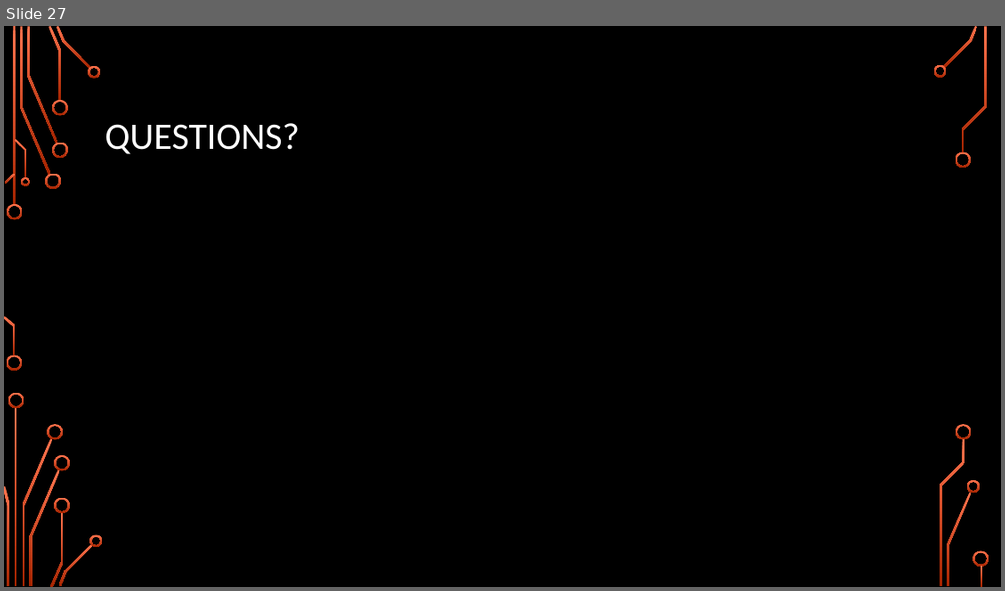
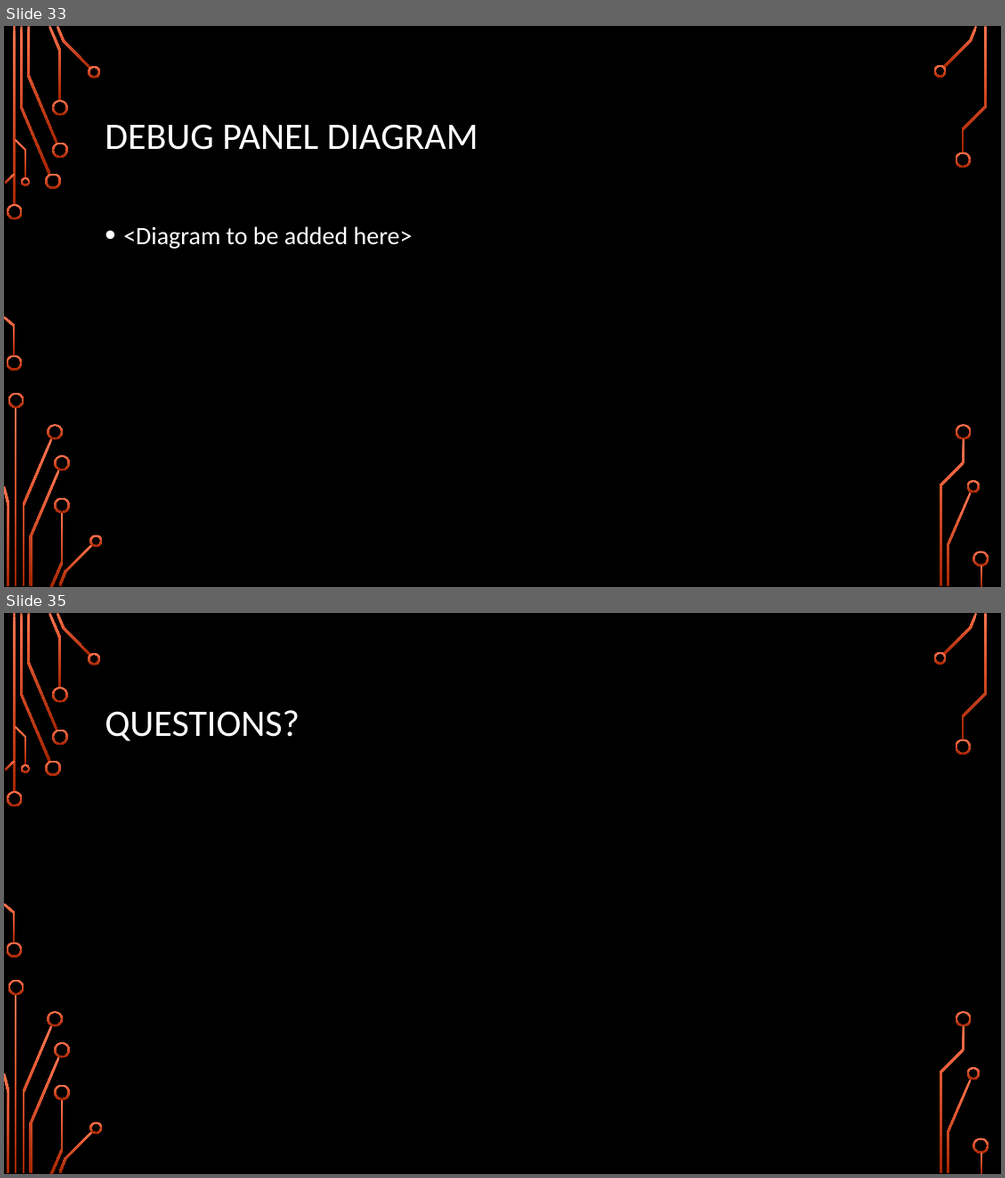
Before and after one commit to Logiant/AgileRoboticControls, a slide deck: Documentation/Presentation/Design Presentation/Design Presentation.pptx. Shown one above the other, each under a label of ours: slide 27 before the commit, slides 33 and 35 after it; the slides between them are not shown. The pictures are 1005x591 and 1005x1178 pixels, drawn with LibreOffice and Linux fonts; fonts in the diff are those of the drawing; background and template pictures are left out. Boxes give left, top, right and bottom in pixels: in the first picture for what was removed or moved away, otherwise in the second. Text is boxed around its words. In the diff, an @@ line names an element or a change of style, - is before the commit and + after.

```diff
--- a/Documentation/Presentation/Design Presentation/Design Presentation.pptx
+++ b/Documentation/Presentation/Design Presentation/Design Presentation.pptx
@@ slide 33 added at (4,26,1001,587), background picture (left out); not listed: 36 template elements that a slide beside it also shows @@
@@ title added at (105,124,478,150), 36 pt, text #FFFFFF @@
+DEBUG PANEL DIAGRAM
@@ text added at (123,226,413,248), 24 pt, text #FFFFFF @@
+• <Diagram to be added here>
@@ what was slide 27 is now slide 35 @@
```
Also in this commit, not shown: 1 slide changed, 8 other slides added, 1 slide removed, 2 other files.
